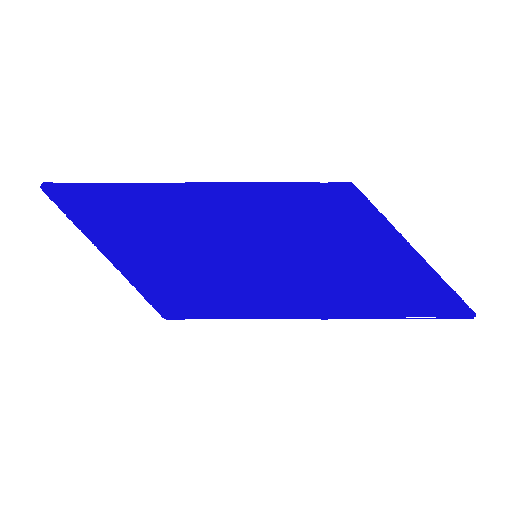
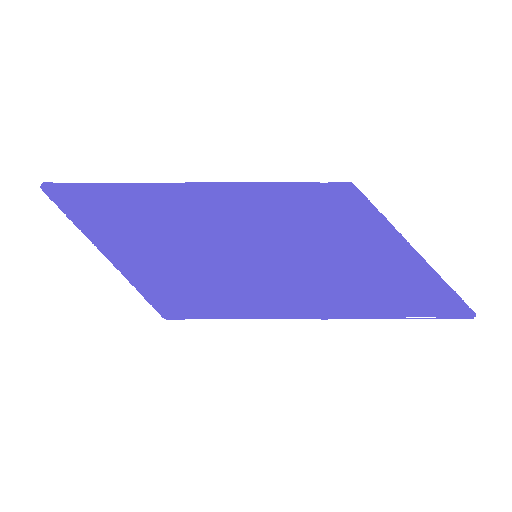
The second 512px x 512px image is a revision of the first. Changes to its layers:
"parallelogram.png copy": opacity 100% → 68%, painted on it over [40, 182, 476, 320]
